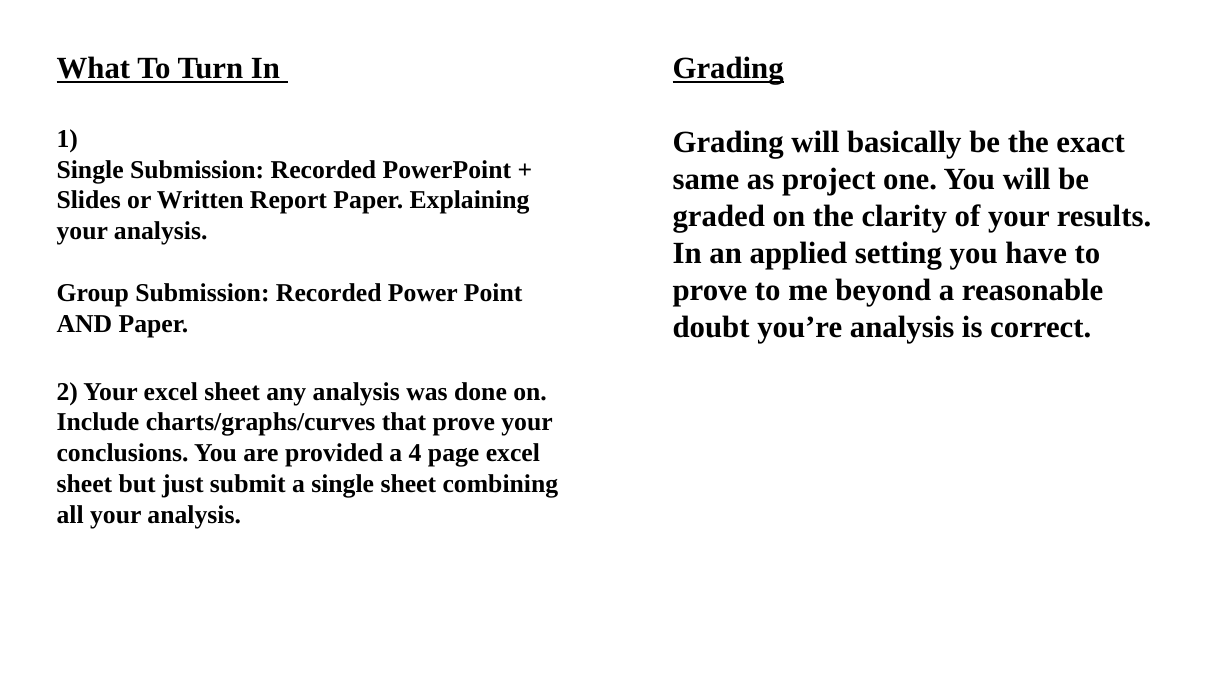
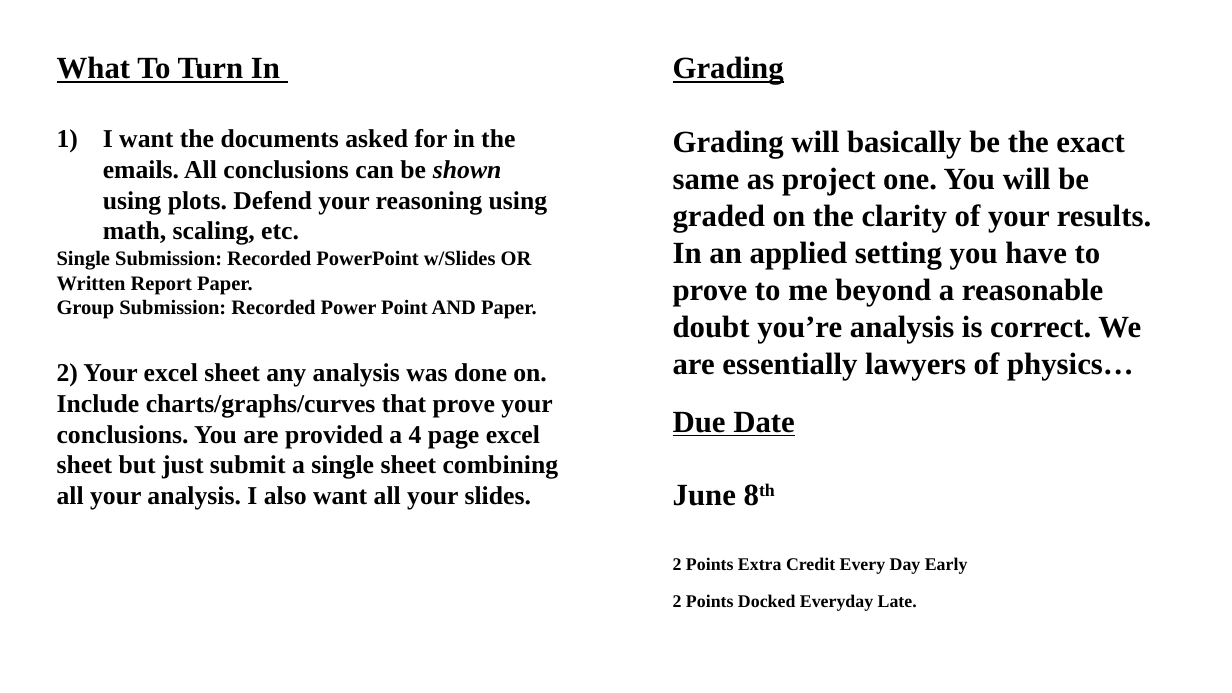
Before and after one commit to smohler/ME322-S20, a slide deck: slide 3 of projects/Project-2.pptx. Drawn at 1232x693 pixels with LibreOffice and Linux fonts; fonts in the diff are those of the drawing. Boxes give left, top, right and bottom in pixels: in the first picture for what was removed or moved away, otherwise in the second. Text is boxed around its words. In the diff, an @@ line names an element or a change of style, - is before the commit and + after.

Commit message:
Project 2 finalized w/ new due date!

```diff
--- a/projects/Project-2.pptx
+++ b/projects/Project-2.pptx
@@ text at bbox=[57, 129, 548, 295]: text changed @@
-1)
-Single Submission: Recorded PowerPoint + Slides or Written Report Paper. Explaining your analysis.
+1) I want the documents asked for in the emails. All conclusions can be shown using plots. Defend your reasoning using math, scaling, etc.
+Single Submission: Recorded PowerPoint w/Slides OR Written Report Paper.
@@ text at bbox=[673, 130, 1151, 380]: text changed @@
-Grading will basically be the exact same as project one. You will be graded on the clarity of your results. In an applied setting you have to prove to me beyond a reasonable doubt you’re analysis is correct.
+Grading will basically be the exact same as project one. You will be graded on the clarity of your results. In an applied setting you have to prove to me beyond a reasonable doubt you’re analysis is correct. We are essentially lawyers of physics…
@@ text at bbox=[57, 299, 537, 319]: size 20 to 16 pt in "Group Submission: Recorded Power Point AND Paper." @@
@@ text at bbox=[57, 363, 559, 510]: text changed @@
-2) Your excel sheet any analysis was done on. Include charts/graphs/curves that prove your conclusions. You are provided a 4 page excel sheet but just submit a single sheet combining all your analysis.
+2) Your excel sheet any analysis was done on. Include charts/graphs/curves that prove your conclusions. You are provided a 4 page excel sheet but just submit a single sheet combining all your analysis. I also want all your slides.
@@ text added at bbox=[673, 411, 968, 611], 24 pt, text #000000, bold @@
+Due Date
+June 8th
+2 Points Extra Credit Every Day Early
+2 Points Docked Everyday Late.
```
Also in this commit, not shown: 3 other slides changed, 3 other files.
